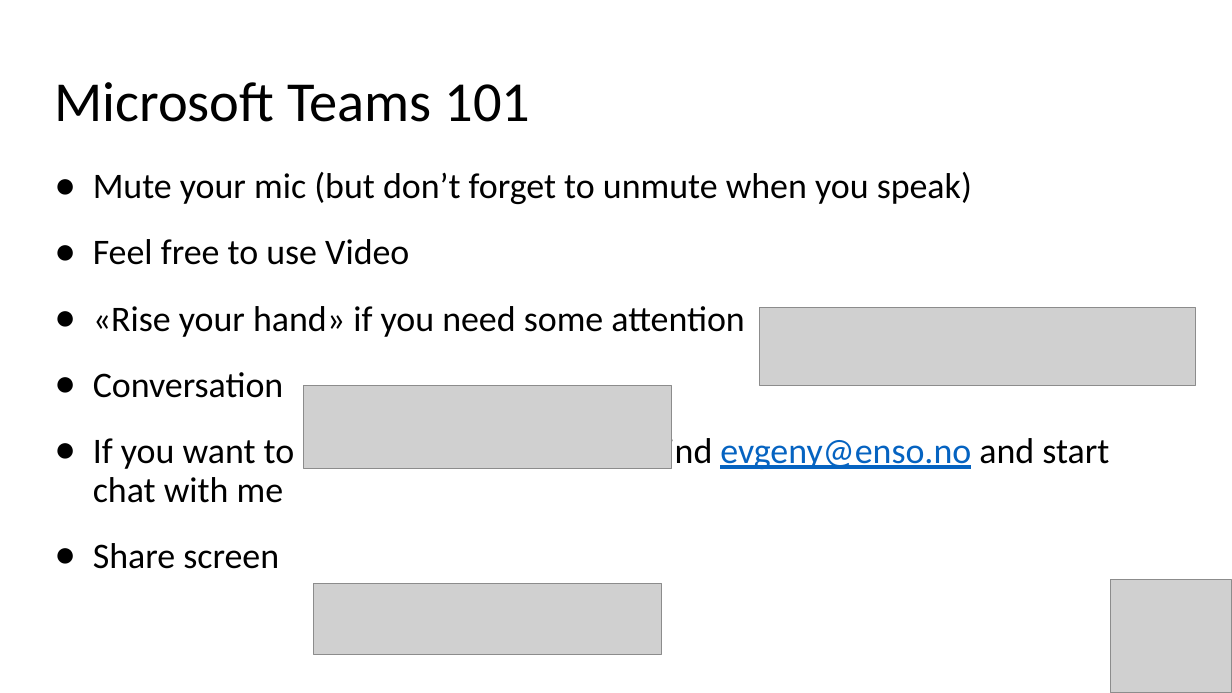
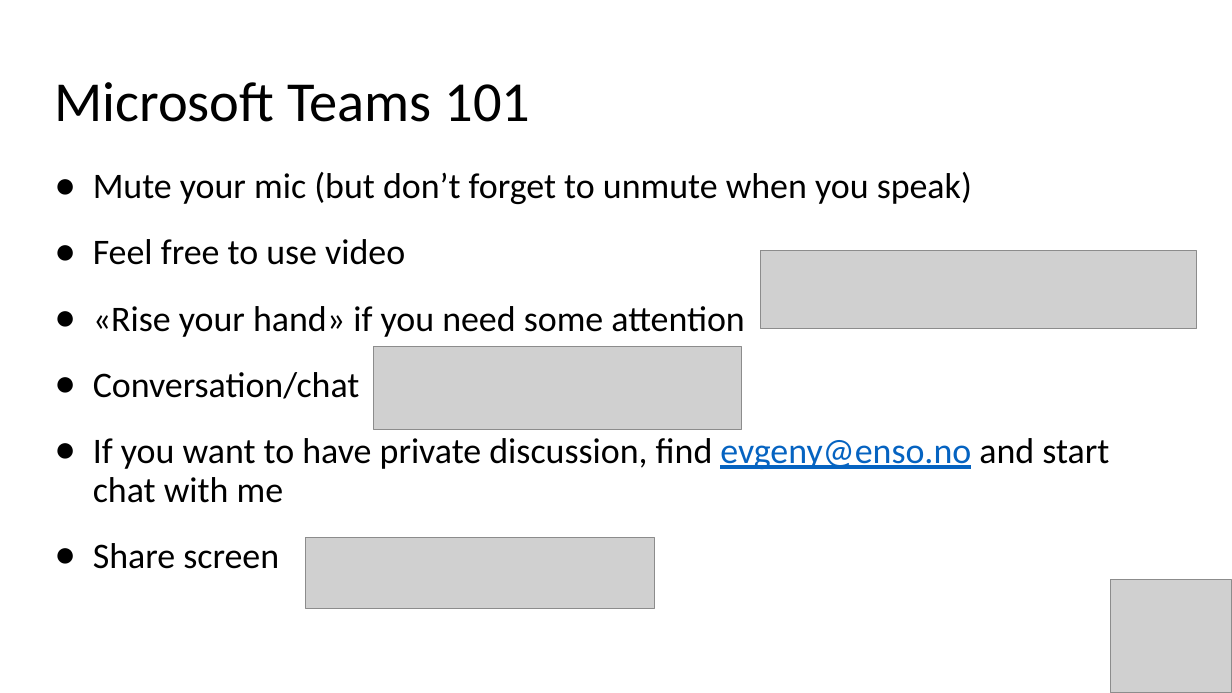
Before and after one commit to evgenyb/aks-workshops, a slide deck: slide 4 of 01-aks-and-k8s-101/slides/Introduction to AKS.pptx. Drawn at 1232x693 pixels with LibreOffice and Linux fonts; fonts in the diff are those of the drawing; grey boxes stand for pictures. Boxes give left, top, right and bottom in pixels: in the first picture for what was removed or moved away, otherwise in the second. Text is boxed around its words. In the diff, an @@ line names an element or a change of style, - is before the commit and + after.

```diff
--- a/01-aks-and-k8s-101/slides/Introduction to AKS.pptx
+++ b/01-aks-and-k8s-101/slides/Introduction to AKS.pptx
@@ text at [93, 239, 405, 265]: text changed @@
-● Feel free to use Video
+● Feel free to use video
@@ picture: place and size @@
-picture at [760, 308, 1197, 385]
+picture at [761, 250, 1198, 328]
@@ picture: place and size @@
-picture at [304, 385, 672, 469]
+picture at [373, 347, 741, 430]
@@ text at [93, 372, 360, 399]: text changed @@
-● Conversation
+● Conversation/chat
@@ picture: place and size @@
-picture at [313, 583, 662, 654]
+picture at [306, 538, 654, 609]
```
Also in this commit, not shown: 2 other slides changed, 13 slides added, 7 other files.
